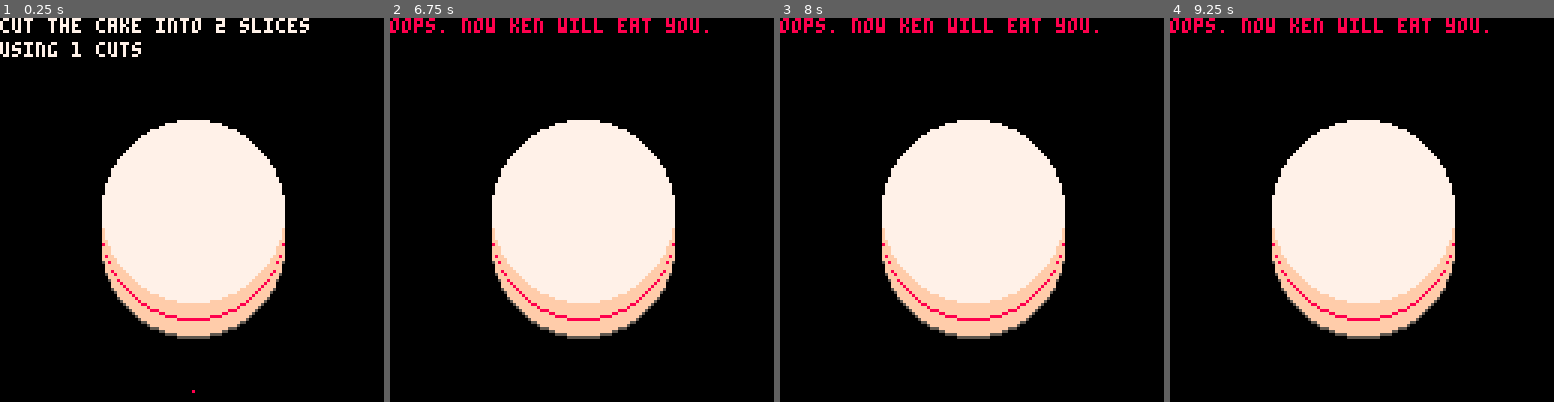
Above: before the commit, frames 1-4 (left to right).
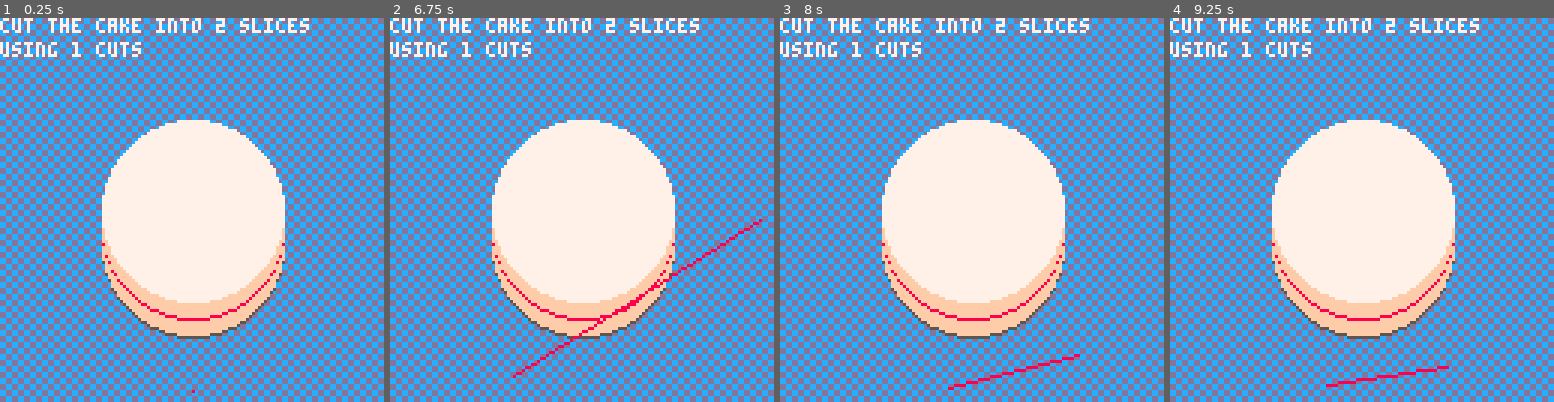
Above: after the commit, the same moments.

Repository: m-r-hunt/Pico-8-Carts
Game: PICO-8 cartridge cakecut.p8
The game is run twice, just before and just after one commit, with the same random seed, the same clock (stepped at 60 frames per second) and the same inputs.
Inputs:
- Up to frame 1 (0.25 s): no input
- Up to frame 2 (6.75 s): tap O (Z key) at 0.33, 0.7, 1.43, 2.22, 3.1, 3.98, 4.87, 5.75, 6.63 s; tap X (X key) at 1.07, 2.07, 2.4, 2.73, 3.07, 3.4, 3.73, 4.07, 4.4, 4.73, 5.07, 5.4, 5.73, 6.07, 6.4, 6.73 s; hold Left 1.97-2.37 s; hold Down 2.42-2.82 s; hold Right 2.87-3.53 s; hold Up 3.58-4.08 s; hold Right 4.13-4.53 s; hold Down 4.58-5.08 s; hold Left 5.13-5.8 s; hold Up 5.85-6.18 s; hold Left 6.23-6.63 s; hold Down from 6.68 s (still down)
- Up to frame 3 (8 s): tap X (X key) at 7.07, 7.4, 7.73 s; release Down at 7.08 s; hold Right 7.13-7.8 s; tap O (Z key) at 7.52 s; hold Up from 7.85 s (still down)
- Up to frame 4 (9.25 s): tap X (X key) every 0.33 s from 8.07 to 9.07 s; release Up at 8.35 s; hold Right 8.4-8.8 s; tap O (Z key) at 8.4 s; hold Down from 8.85 s (still down)

The runs differ from the first frame. In frame 1, 76% of the frame differs, in the area x 0-100%, y 0-100%; in frame 2, 78%; in frame 3, 78%; in frame 4, 78%.

Commit message:
Allow level progression. Add simple bg. Write todos

Diff:
--- a/cakecut.p8
+++ b/cakecut.p8
@@ -1,11 +1,34 @@
 pico-8 cartridge // http://www.pico-8.com
 version 16
 __lua__
+--todo
+-- * modify control scheme
+-- * strawberries
+-- * display cuts and slices
+-- * nice level intro
+-- * particle effects on cut
+-- * knife on cut
+-- * nicer bg
+
 function _init()
- cls()
- levels[leveln][1]()
- copy_to_memory()
  poke(0x5f34, 1)
+ next_level()
+end
+
+function next_level()
+ _update=update
+ _draw=draw
+ fail_reason=nil
+ cutn=0
+	leveln+=1
+	if not levels[leveln] then
+	 _update=final_update
+	 _draw=final_draw
+	else
+  cls()
+  levels[leveln][1]()
+  copy_to_memory()
+ end
 end
 
 pang=0
@@ -18,7 +41,7 @@
 cakey=24
 cakesize=80
 
-leveln=1
+leveln=0
 
 function copy_to_screen(y)
  if (not y) y=0
@@ -31,7 +54,14 @@
  end
 end
 
-function _update()
+function click_for_next()
+	if btnp(4) or btnp(5) then
+	 if (fail_reason) leveln-=1
+	 next_level()
+	end
+end
+
+function update()
  if (btn(0)) pang-=pspeed
  if (btn(1)) pang+=pspeed
  if (btn(2)) pang2-=pspeed
@@ -49,10 +79,16 @@
   cutn+=1
   local level=levels[leveln]
   if cutn>=level[2] then
+   _update=click_for_next
    if #slices==level[3] and slices_equal() then
     _draw=victory
    else
     _draw=failure
+    if #slices==level[3] then
+     fail_reason="slices weren't even enough!"
+    else
+     fail_reason="wrong number of slices"
+    end
    end
   end
  end
@@ -69,8 +105,10 @@
 
 end
 
-function _draw()
- cls()
+function draw()
+ rectfill(0,0,128,128,0x10cd.cc3333)
+ fillp()
+ color(7)
  draw_cake()
  local level=levels[leveln]
  print("cut the cake into "..level[3].." slices ",0,0)
@@ -97,6 +135,14 @@
  cls()
  draw_cake()
  print("oops. now ken will eat you.")
+ print(fail_reason)
+end
+
+function final_update()
+end
+
+function final_draw()
+ print("wew lad. you finished all the levels.")
 end
 
 -->8
@@ -164,12 +210,12 @@
   2,
   {5,15,15,15,15,15,8,15,15,15,15,15}
  },
- {
+--[[ {
   function() rectfill(0,0,128,128,7) end,
   4,
   5,
   {5,15,15,15,15,15,10,10,15,15,15,15,15,10}
- },
+ }, --]]
 }
 
 __gfx__
